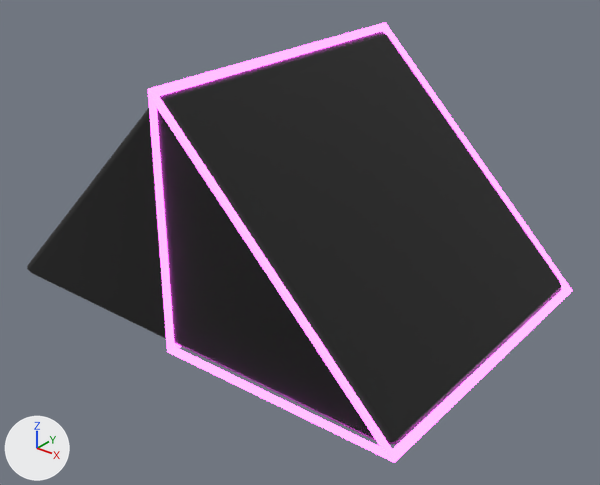
Two versions of the Blender file .production/prism.blend, one commit apart.
Both versions are drawn from a 50 mm camera at (1.052, -1.275, 0.893) aimed at (0.061, -0.036, 0.125). Lighting does not change. The marker at lower left points along +X, +Y and +Z.

In view in the first picture: 'HalfSelection', 'OnePrism'.
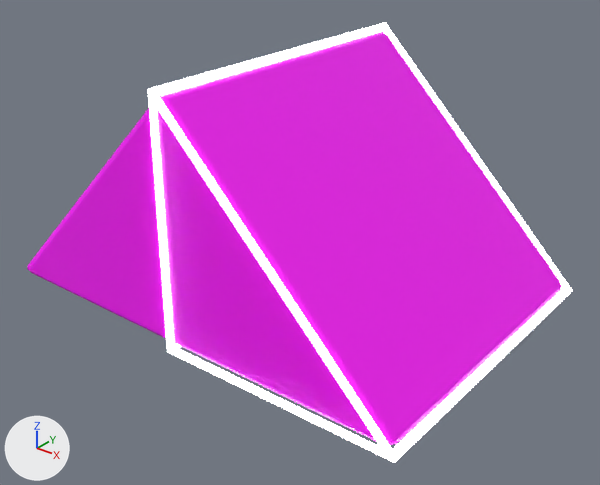
What the commit changed:
In material 'Selection' (mat_selection), emission_color is no longer (0.799, 0.0908, 0.791), pink #e755e6.
Material 'Selection' (mat_selection) changes colour from pink #e755e6 to white #ffffff; in linear values from (0.799, 0.0908, 0.791) to (1.0, 1.0, 1.0).
Material 'ErrorPurple' (mat_errorpurple) is new.
Its base color is (1.0, 0.0, 1.0) (pink #ff00ff).
Material 'ErrorYellow' (mat_erroryellow) is new.
Its base color is (1.0, 1.0, 0.0) (yellow #ffff00).
me_cube_001 has 42 vertices, 41 faces and spans x -0.5..0.5, y -0.354..0.354, z 0.0..0.5.
me_cube_001 is used by ob_oneprism; location (0.0, 0.0, 0.0).
me_cube_001 no longer uses material mat_blue (blue #193bff).
me_cube_001 part 1: all 40 faces that had it switch from mat_black (black #0f0f0f) to mat_errorpurple (pink #ff00ff).
me_cube_001 now uses material mat_erroryellow (yellow #ffff00).

Where the change shows, as pixel boxes (x1, y1, x2, y2) in the pictures (600 x 485 px):
'HalfSelection', recoloured (pink to white)
    both: (148, 22, 573, 463)
part 1 of me_cube_001, recoloured (black to pink)
    both: (27, 32, 561, 444)
